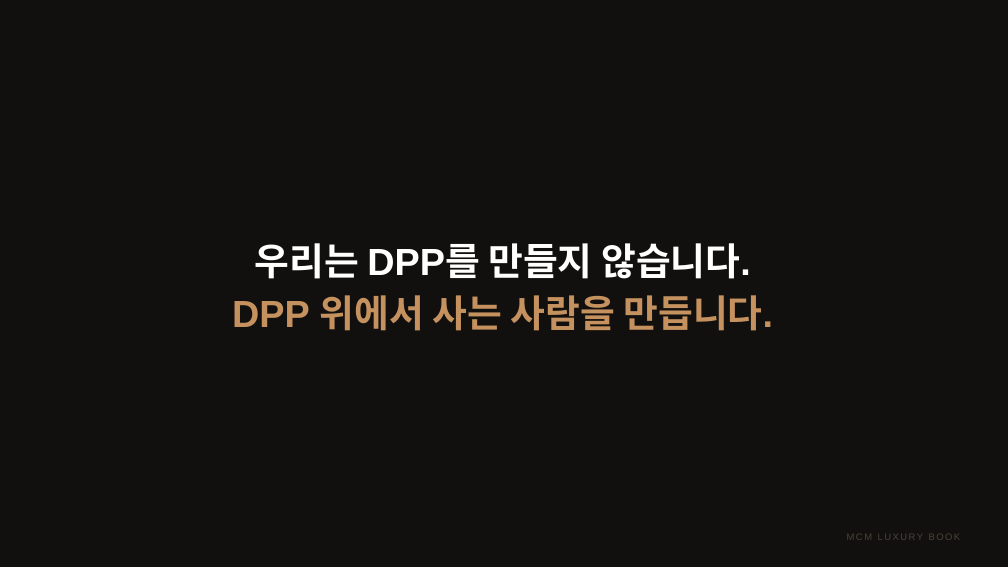
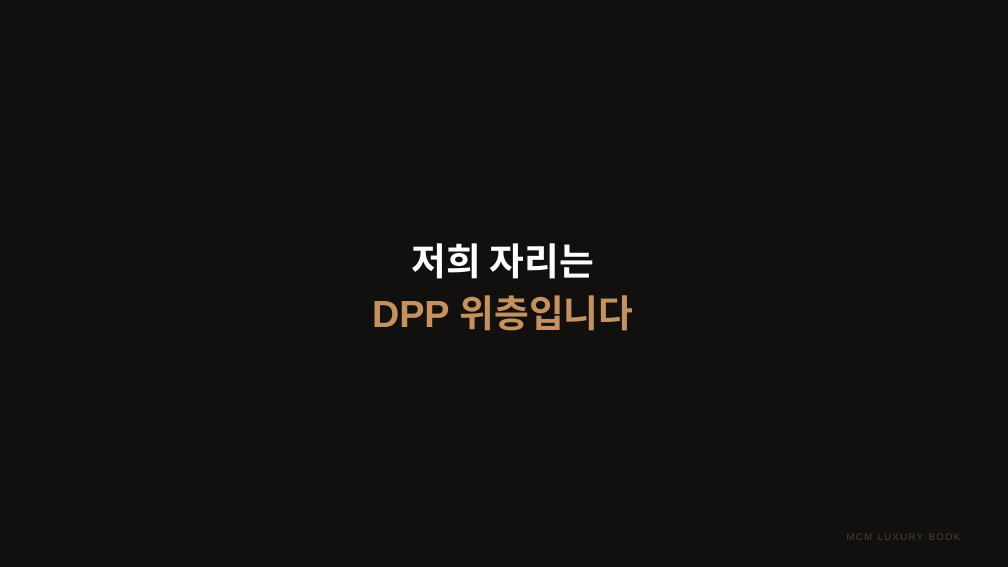
Before and after one commit to elominatedCloud/likeGonzi, a slide deck: slide 29 of docs/ir/MCM_Luxury_Book_IR.pptx. Drawn at 1008x567 pixels with LibreOffice and Linux fonts; fonts in the diff are those of the drawing; background and template pictures are left out. Boxes give left, top, right and bottom in pixels: in the first picture for what was removed or moved away, otherwise in the second. Text is boxed around its words. In the diff, an @@ line names an element or a change of style, - is before the commit and + after.

```diff
--- a/docs/ir/MCM_Luxury_Book_IR.pptx
+++ b/docs/ir/MCM_Luxury_Book_IR.pptx
@@ text at [372, 243, 634, 331]: text changed @@
-우리는 DPP를 만들지 않습니다.
-DPP 위에서 사는 사람을 만듭니다.
+저희 자리는
+DPP 위층입니다
```
Also in this commit, not shown: 21 other slides changed, 3 other files.
